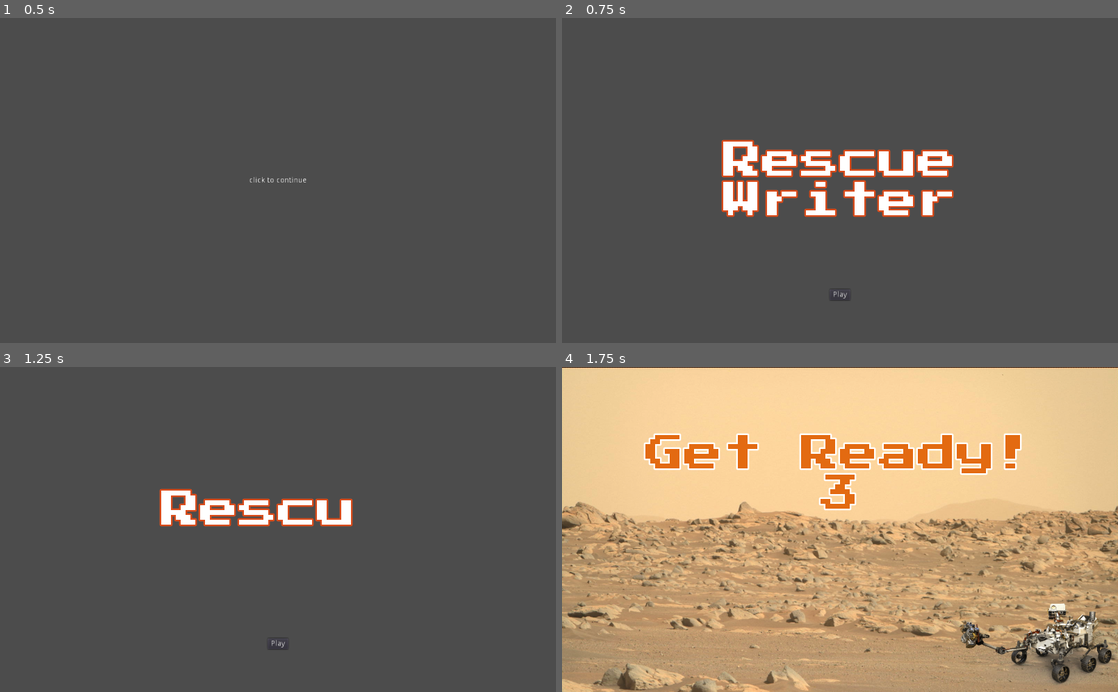
Above: before the commit, frames 1-4 (two rows, left to right).
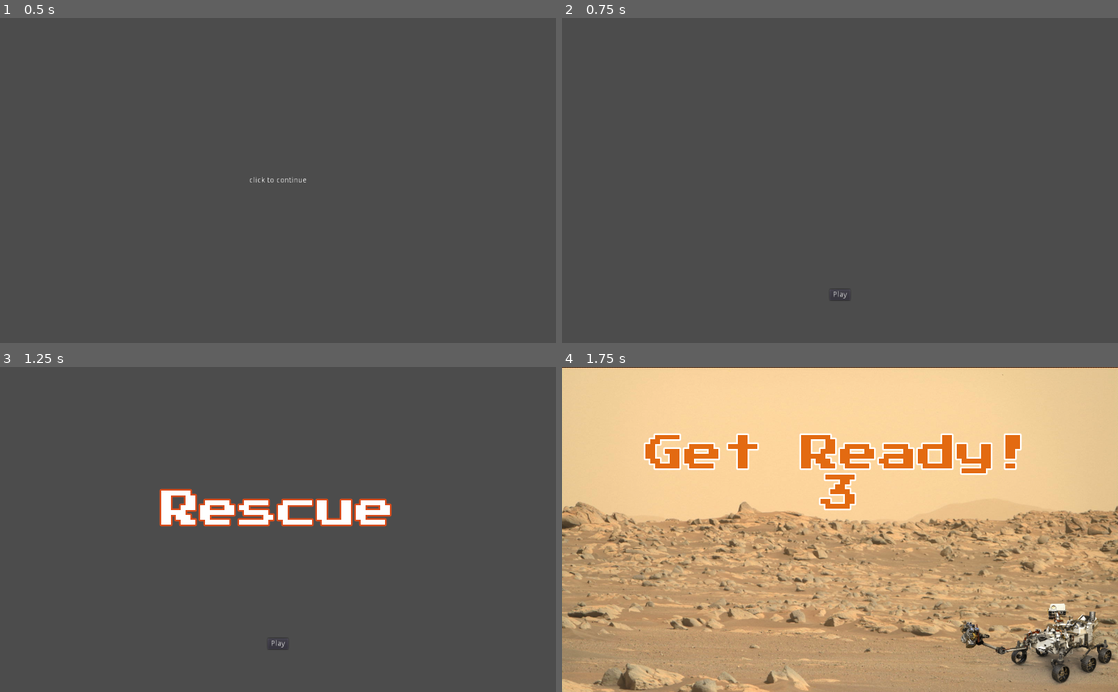
Above: after the commit, the same moments.

Repository: the-g-force/FamJam-February2021
Game: Godot game, scene res://src/SplashScreen.tscn
Same seed, same stepped clock (60 frames per second), same inputs: the game is played once before the commit and once after it.
Inputs (mouse positions are in pixels of both pictures, inside the frame that each line leads up to):
- Up to frame 1 (0.5 s): no input
- Up to frame 2 (0.75 s): tap Enter at 0.5 s; move the mouse to (962, 164) at 0.52 s; click (962, 164) at 0.67 s
- Up to frame 3 (1.25 s): no input
- Up to frame 4 (1.75 s): click "Play" at 1.25 s

Frame 1 is identical in both runs. In frame 2, 5.8% of the frame differs, in the area x 28-71%, y 37-62%; in frame 3, 0.5%; in frame 4, nothing differs.

Commit message:
Fix start of animation

Diff:
--- a/project/src/MainMenu.tscn
+++ b/project/src/MainMenu.tscn
@@ -14,7 +14,7 @@
 tracks/0/imported = false
 tracks/0/enabled = true
 tracks/0/keys = {
-"times": PoolRealArray( 0.1, 1.1 ),
+"times": PoolRealArray( 0, 1.1 ),
 "transitions": PoolRealArray( 1, 1 ),
 "update": 0,
 "values": [ 0.0, 1.0 ]
@@ -91,6 +91,7 @@
 Writer"
 align = 1
 valign = 1
+percent_visible = 0.0
 __meta__ = {
 "_edit_use_anchors_": false
 }
